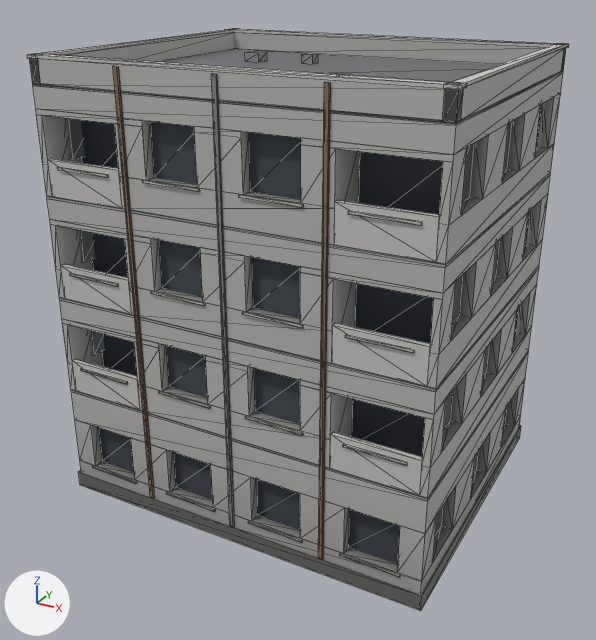
The glTF model assets/props/building_tall.glb as it was, and as the next commit left it.
Both versions are drawn from a camera (50 mm lens) standing at (11.51, -21.82, 16.18) and looking at (-0.11, -0.7, 5.62). Every picture has the same lights, and +X, +Y and +Z are marked at lower left. The first picture is the older version. Mesh edges are drawn as thin lines. Vertices at exactly the same position are counted once.

Script lines for the objects in view, before the commit:
```python
me_building_tall = bpy.data.meshes.new('building_tall')
me_building_tall.from_pydata(...)  # 1122 vertices, 1712 faces; spans x -6.07..6.07, y -5.03..5.03, z 0.0..13.79
me_building_tall.materials.append(mat_defaultmaterial)
# before: 989 (-0.06, -4.96, 0.52) at pixel (230, 525), 990 (0.06, -4.96, 0.52) at pixel (234, 526), 991 (0.06, -5.02, 0.52) at pixel (233, 527), 992 (-0.06, -5.02, 0.52) at pixel (229, 526), 993 (-0.06, -4.96, 13.65) at pixel (212, 73)
# before: 994 (-0.06, -5.02, 13.65) at pixel (211, 73), 995 (0.06, -5.02, 13.65) at pixel (216, 74), 996 (0.06, -4.96, 13.65) at pixel (217, 73)
ob_building_tall = bpy.data.objects.new('building_tall', me_building_tall)
ob_building_tall.location = (0.0, 0.0, 0.0)
```
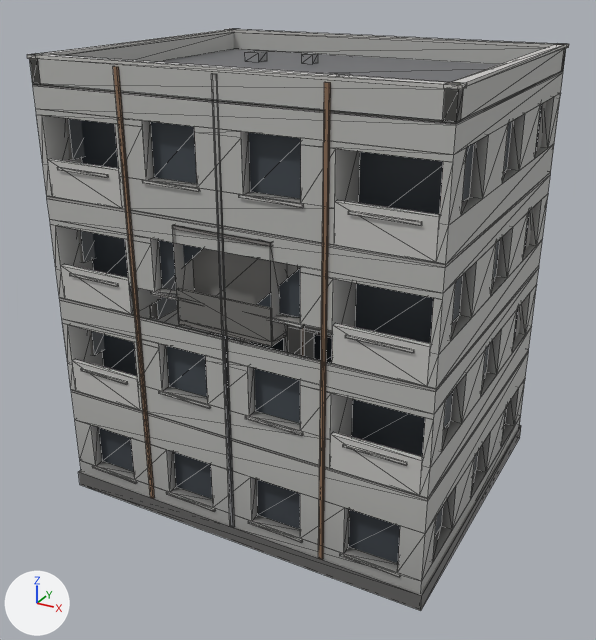
Boxes (x1, y1, x2, y2) around the edits, measured in the pictures (596 x 640 px):
part 1 of me_building_tall, added: after (179, 320, 287, 346)
part 2 of me_building_tall, added: after (173, 225, 272, 246)
part 3 of me_building_tall, added: after (177, 288, 272, 342)
part 4 of me_building_tall, reshaped: before (129, 248, 332, 363); after (172, 225, 287, 347)
part 5 of me_building_tall, deleted: before (211, 74, 234, 508)

Edits to the bpy script that builds the scene:
```text
Change me_building_tall:
    used by ob_building_tall; location = (0.0, 0.0, 0.0)
    verts and faces of me_building_tall; kept vertices keep their numbers, new ones are numbered from 1122
    remove me_building_tall.from_pydata(...)  # 1122 vertices, 1712 faces; spans x -6.07..6.07, y -5.03..5.03, z 0.0..13.79
    add me_building_tall.from_pydata(...)  # 1179 vertices, 1753 faces; spans x -6.07..6.07, y -5.03..5.03, z 0.0..13.79
    me_building_tall part 1: a new loose piece, a box spanning x -1.5..1.5, y -5.01..-4.25, z 6.86..7.0, in mat_defaultmaterial
    me_building_tall part 2: a new loose piece, a box spanning x -1.5..1.5, y -5.01..-4.25, z 9.61..9.71, in mat_defaultmaterial
    me_building_tall part 3: a new loose piece, a box spanning x -1.48..1.48, y -5.032..-4.942, z 7.0..7.92, in mat_defaultmaterial
    me_building_tall part 4
    7 vertices are removed from x -0.69..0.69, y -5.02..-4.62, z 7.57..9.21
    28 faces are deleted
    8 vertices are added at x -1.5..1.5, y -5.03..-4.23, z 6.86..9.71
    10 new faces join them
    me_building_tall part 5
    add delete_faces([(989, 996, 993), (991, 994, 995), (992, 994, 993), (990, 996, 995)])
    other edits to the shape of me_building_tall do not show in these pictures
```
